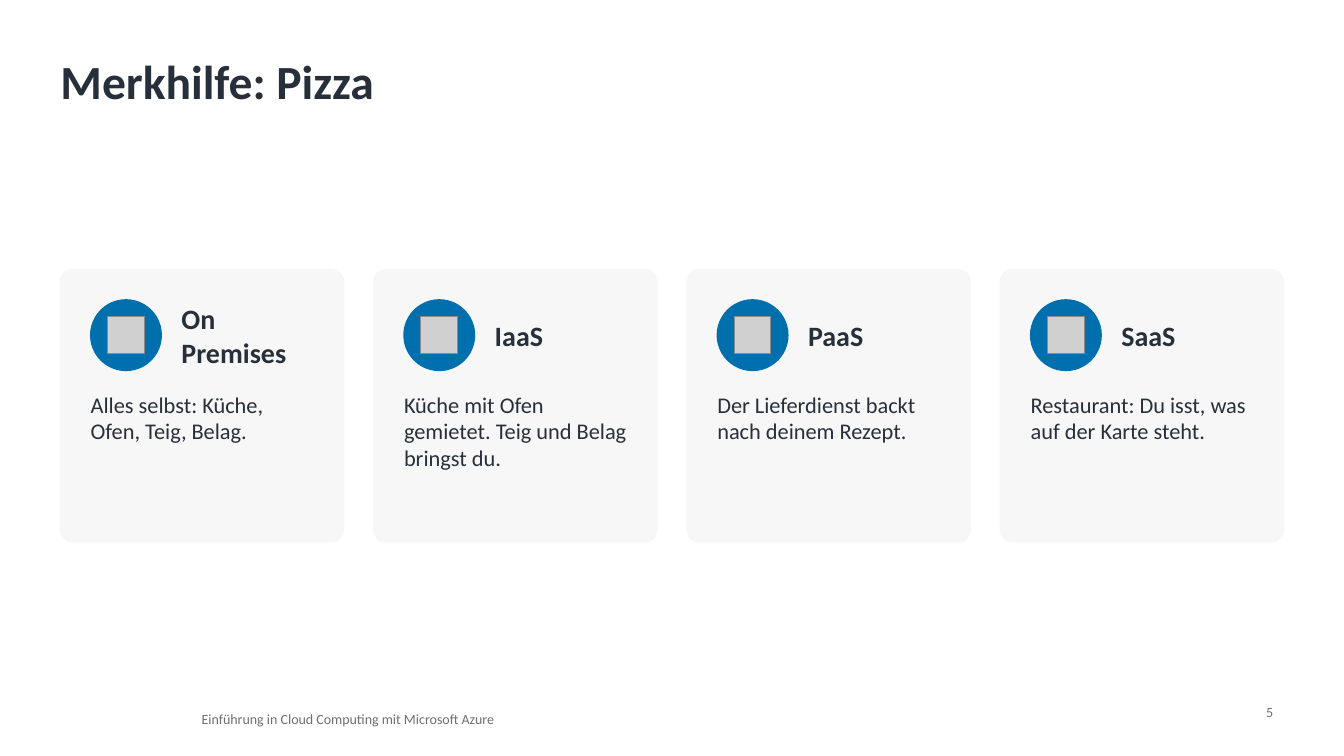
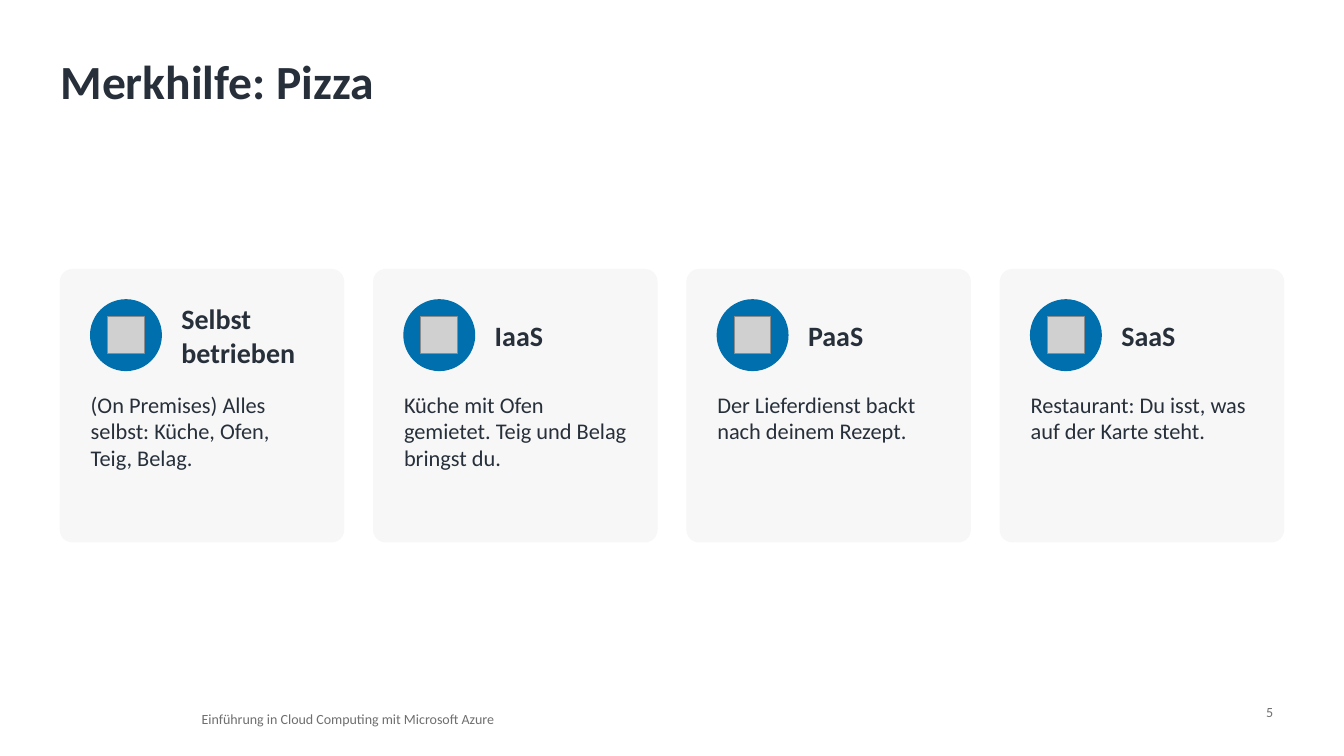
Before and after one commit to pat-teacher/azure-basics-training, a slide deck: slide 5 of praesentationen/input-02-cloud-grundlagen.pptx. Drawn at 1344x756 pixels with LibreOffice and Linux fonts; fonts in the diff are those of the drawing; grey boxes stand for pictures; background and template pictures are left out. Boxes give left, top, right and bottom in pixels: in the first picture for what was removed or moved away, otherwise in the second. Text is boxed around its words. In the diff, an @@ line names an element or a change of style, - is before the commit and + after.

```diff
--- a/praesentationen/input-02-cloud-grundlagen.pptx
+++ b/praesentationen/input-02-cloud-grundlagen.pptx
@@ text at (x1=181, y1=309, x2=295, y2=363): text changed @@
-On Premises
+Selbst betrieben
@@ text at (x1=91, y1=397, x2=269, y2=470): text changed @@
-Alles selbst: Küche, Ofen, Teig, Belag.
+(On Premises) Alles selbst: Küche, Ofen, Teig, Belag.
```
Also in this commit, not shown: 4 other slides changed, 44 other files.
